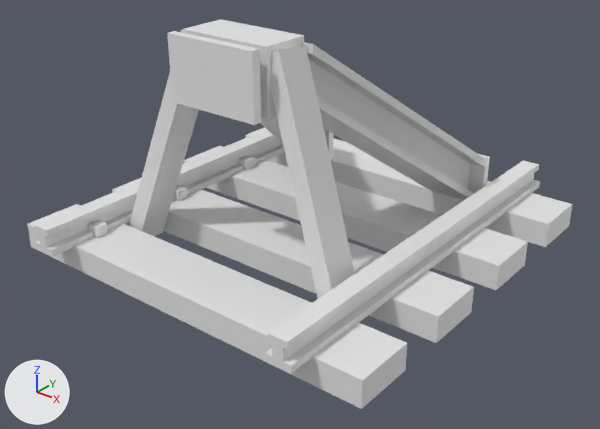
The OBJ model src/main/resources/assets/tc/models/american_bumper.obj as it was, and as the next commit left it.
One viewpoint serves both versions: a camera (50 mm lens) standing at (1.097, -1.396, 0.888) and looking at (0.038, -0.073, 0.067). The axes (+X, +Y, +Z) are drawn at lower left. The lights are the same throughout. The first picture is the older version. Where no turn or scale is listed for an object, it has been applied to the vertices. Vertices at exactly the same position are counted once.

Objects in the first picture: 'track_normal.001'.
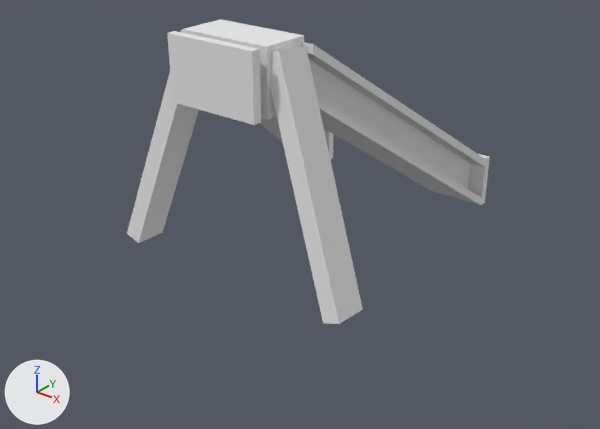
Location of each change, (x1, y1, x2, y2) in pixels of the pictures (600 x 429 px):
'track_normal.001', reshaped (33% narrower, 22% shorter): before (27, 19, 573, 409); after (127, 19, 490, 324)
part 1 of me_track_normal_001, deleted: before (27, 127, 573, 409)
part 2 of me_track_normal_001, cut back: before (129, 19, 490, 299); after (127, 19, 490, 324)

Patch to the scene script:
```diff
--- a/src/main/resources/assets/tc/models/american_bumper.obj.py
+++ b/src/main/resources/assets/tc/models/american_bumper.obj.py
@@ mat_default_obj @@
+mat_default_obj = principled_material('Default_OBJ')
+mat_default_obj.base_color = (0.8, 0.8, 0.8)  # white #e7e7e7
+mat_default_obj.roughness = 1.0
@@ me_track_normal_001 @@
 # used by ob_track_normal_001; location = (0.0, 0.0, 0.0)
-me_track_normal_001.from_pydata(...)  # 276 vertices, 234 faces; spans x -0.47..0.47, y -0.5..0.5, z -0.03..0.5
+me_track_normal_001.from_pydata(...)  # 132 vertices, 252 faces; spans x -0.311..0.309, y -0.3..0.32, z -0.023..0.5
+# me_track_normal_001 part 1: 14 loose pieces with 144 vertices, spanning x -0.47..0.47, y -0.5..0.5, z -0.03..0.086, are deleted
+# me_track_normal_001 part 2
+# 126 faces are deleted
+# 252 new faces join them
+me_track_normal_001.materials.append(mat_default_obj)  # white #e7e7e7
```
